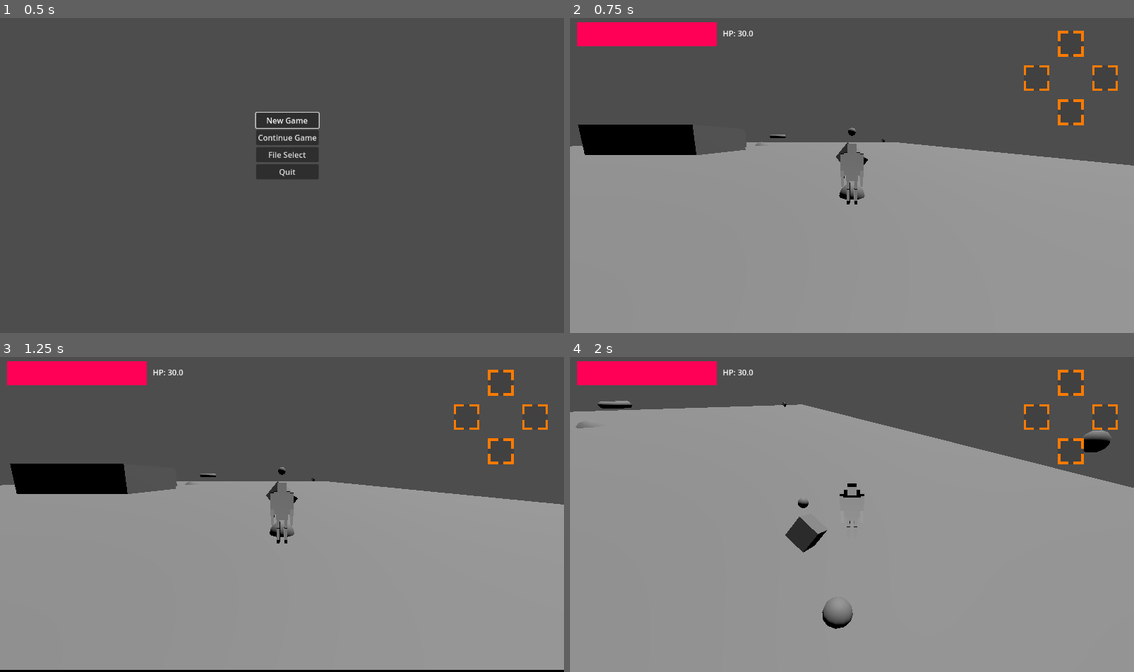
Above: before the commit, frames 1-4 (two rows, left to right).
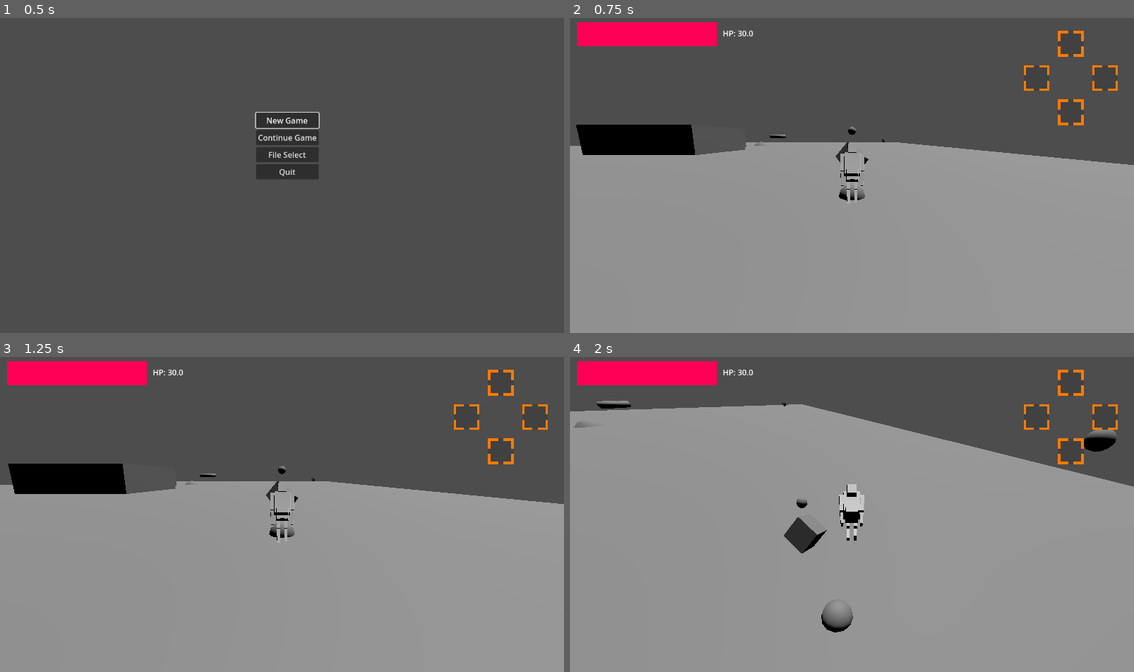
Above: after the commit, the same moments.

Repository: stron1le/MVM28
Game: Godot game, scene res://Scenes/start_screen.tscn
Two runs of this game, one before a commit and one after it. Both use one fixed random seed, a clock stepped at 60 frames per second and the inputs below.
Inputs (mouse positions are in pixels of both pictures, inside the frame that each line leads up to):
- Up to frame 1 (0.5 s): no input
- Up to frame 2 (0.75 s): click "New Game" at 0.5 s
- Up to frame 3 (1.25 s): no input
- Up to frame 4 (2 s): tap Enter at 1.25 s; move the mouse to (880, 511) at 1.27 s; hold W (ForwardAxisNegative) from 1.28 s (still down); click (880, 511) at 1.35 s; tap Space (Jump) at 1.52 s

Frame 1 is identical in both runs. In frame 2, 0.6% of the frame differs, in the area x 0-100%, y 33-60%; in frame 3, 1.3%, in the area x 0-100%, y 33-100%; in frame 4, 1.1%.

Commit message:
Added dithering, fixed camera 'sink' issue
Note to self: In the future, label collision layers. Right now it was hard to tell why the character was grabbing onto the enemy.

Anyways, I made several changes during this commit, though they are mostly minor modifications. The camera no longer sinks into the floor when dragged along it (this is because I added an intermediate node and nudged the camera forward a little bit). While I was at it, I changed the player to use a material that dithers when close up. I might change this in the future, as it caused the model to sort of 'invert' but for now it will do the purpose it was meant for. Also, I changed the degree to which you must pull back the stick or push it forward to initiate logic in the act_ledge_grab state. Next I might mess around with adding actions to items that activate when their respective button is held down. For example, I'd like a wall slide, but that will need to be a continuous action, and not a one-time thing. Maybe I will add a kick-jump first.

Diff:
--- a/mvm28/Scenes/PlayerCamera.tscn
+++ b/mvm28/Scenes/PlayerCamera.tscn
@@ -6,7 +6,7 @@
 [node name="TwistPivot" type="Node3D" node_paths=PackedStringArray("displacer", "cam") groups=["DestroyOnLoad"]]
 script = ExtResource("1_bjrvu")
 displacer = NodePath("PitchPivot/Displacer")
-cam = NodePath("PitchPivot/SpringArm3D/Camera3D")
+cam = NodePath("PitchPivot/SpringArm3D/CamHolder/Camera3D")
 
 [node name="PitchPivot" type="Node3D" parent="."]
 transform = Transform3D(1, 0, 0, 0, 0.984808, 0.173648, 0, -0.173648, 0.984808, 0, 0, 0)
@@ -18,6 +18,8 @@
 collision_mask = 258
 spring_length = 7.0
 
-[node name="Camera3D" type="Camera3D" parent="PitchPivot/SpringArm3D"]
-transform = Transform3D(1, 0, 0, 0, 1, 1.49012e-08, 0, -1.49012e-08, 1, 0, 0, 0)
+[node name="CamHolder" type="Node3D" parent="PitchPivot/SpringArm3D"]
+
+[node name="Camera3D" type="Camera3D" parent="PitchPivot/SpringArm3D/CamHolder"]
+transform = Transform3D(1, 0, 0, 0, 1, 0, 0, 0, 1, 0, 0, -0.2)
 script = ExtResource("2_46jwi")
--- a/mvm28/Scenes/test_character.tscn
+++ b/mvm28/Scenes/test_character.tscn
@@ -9,6 +9,10 @@
 [ext_resource type="PackedScene" uid="uid://cvvol0lf73y17" path="res://Models/ThirdTestCharacter.glb" id="10_olav4"]
 
 [sub_resource type="CylinderShape3D" id="CylinderShape3D_mii0h"]
+
+[sub_resource type="StandardMaterial3D" id="StandardMaterial3D_iy7e0"]
+distance_fade_mode = 3
+distance_fade_max_distance = 2.0
 
 [sub_resource type="CylinderShape3D" id="CylinderShape3D_iy7e0"]
 height = 0.5
@@ -124,6 +128,10 @@
 [node name="ThirdTestCharacter" parent="." instance=ExtResource("10_olav4")]
 transform = Transform3D(-0.2, 0, -1.74846e-08, 0, 0.2, 0, 1.74846e-08, 0, -0.2, 0, -0.0435551, 0)
 
+[node name="Cube_003" parent="ThirdTestCharacter/Armature/Skeleton3D" index="0"]
+transform = Transform3D(1, 0, 7.10543e-15, 0, 1, 0, -7.10543e-15, 0, 1, -0.0394082, -0.133534, 0.266423)
+material_override = SubResource("StandardMaterial3D_iy7e0")
+
 [node name="BoneAttachment3D" type="BoneAttachment3D" parent="ThirdTestCharacter/Armature/Skeleton3D" index="1"]
 transform = Transform3D(-0.995788, -1.56229e-07, 0.0916902, 1.18632e-07, -1, -1.85197e-08, 0.0916902, 1.11759e-08, 0.995788, 1.57791, -3.58239, -0.072492)
 bone_name = "Hand.R"
--- a/mvm28/Scenes/test_enemy.tscn
+++ b/mvm28/Scenes/test_enemy.tscn
@@ -7,8 +7,7 @@
 height = 0.408569
 radius = 0.961914
 
-[node name="TestEnemy" type="RigidBody3D" groups=["DestroyOnLoad", "Enemy"]]
-gravity_scale = 0.0
+[node name="TestEnemy" type="StaticBody3D" groups=["DestroyOnLoad", "Enemy"]]
 script = ExtResource("1_r1vdb")
 
 [node name="CSGTorus3D" type="CSGTorus3D" parent="."]
--- a/mvm28/Scenes/test_room.tscn
+++ b/mvm28/Scenes/test_room.tscn
@@ -69,7 +69,6 @@
 
 [node name="TestEnemy" parent="." instance=ExtResource("3_rx0dc")]
 transform = Transform3D(1, 0, 0, 0, 1, 0, 0, 0, 1, 0, 2.75596, -24.6803)
-collision_layer = 2
 
 [node name="TreasureChest" parent="." instance=ExtResource("4_3tvqv")]
 transform = Transform3D(1, 0, 0, 0, 1, 0, 0, 0, 1, -21.988, 0, 37.4878)
--- a/mvm28/Scripts/test_character.gd
+++ b/mvm28/Scripts/test_character.gd
@@ -41,6 +41,7 @@
 
 var shapeCastReporter;
 var grabHeightReporter;
+var ledgeLetGo:bool=false;
 func _ready():
 	singleton=self;
 	await get_tree().physics_frame
@@ -185,6 +186,7 @@
 		if ($DownwardCast.is_colliding()):
 			global_position.y=$DownwardCast.get_collision_point().y-2;
 			currentState=PLAYERSTATE.ACT_LEDGE_GRAB;
+			ledgeLetGo=false;
 func act_greatsword_walk(delta):
 	var movementVector = Input.get_vector("HorizontalAxisNegative","HorizontalAxisPositive","ForwardAxisNegative","ForwardAxisPositive");
 	var intendedMagnitude=movementVector.length();
@@ -319,8 +321,12 @@
 	forwardVel=0;
 	var movementVector = Input.get_vector("HorizontalAxisNegative","HorizontalAxisPositive","ForwardAxisNegative","ForwardAxisPositive");
 	var movementVector3D=Vector3(movementVector.x,0,movementVector.y).rotated(transform.basis.y,get_camera_yaw());
+	ledgeLetGo=ledgeLetGo or movementVector.length()<0.8;
 	if (movementVector!=Vector2.ZERO):
 		var intendedYawDiff=transform.basis.z.signed_angle_to(movementVector3D,transform.basis.y);
 		if (abs(intendedYawDiff)>PI/2.0):
 			print("letGo");
 			currentState=PLAYERSTATE.ACT_JUMP;
+		elif (ledgeLetGo and movementVector.length()>0.8):
+			currentState=PLAYERSTATE.ACT_JUMP;
+			velocity.y=10;
--- a/mvm28/Scripts/test_enemy.gd
+++ b/mvm28/Scripts/test_enemy.gd
@@ -1,4 +1,4 @@
-extends RigidBody3D
+extends StaticBody3D
 var health:float = 10: set = _setHealth;
 func _setHealth(newHealth):
 	health = newHealth;
Not shown: 1 places in mvm28/Scenes/test_character.tscn that only renumber resources
